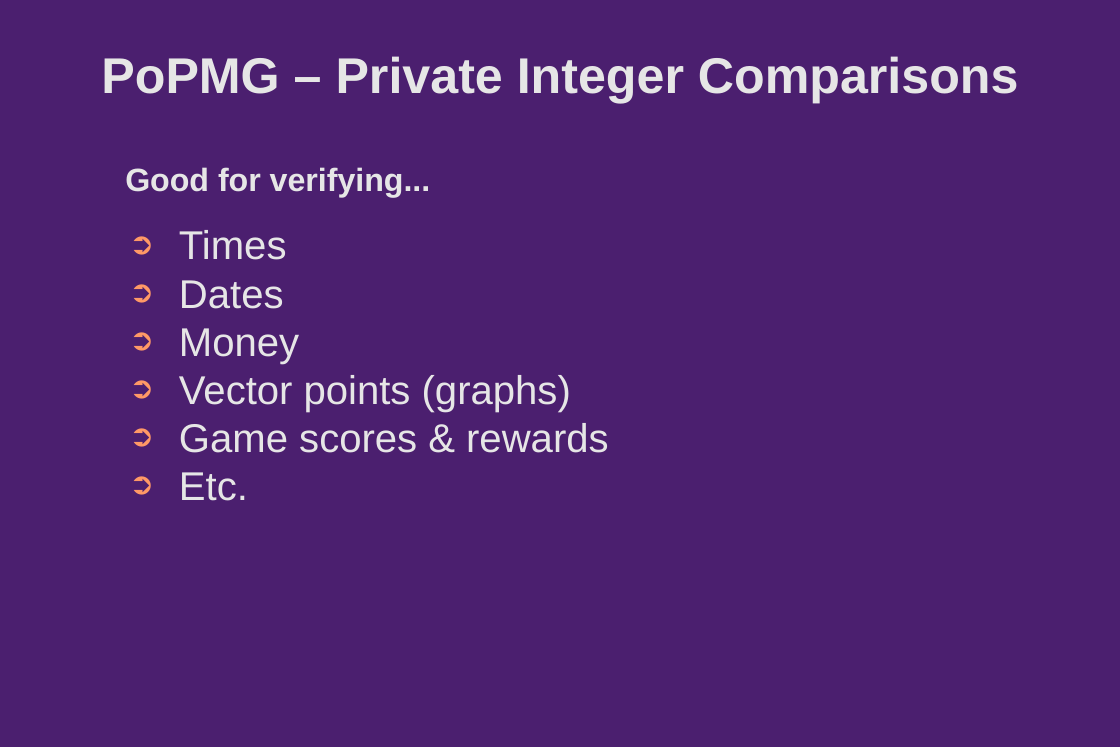
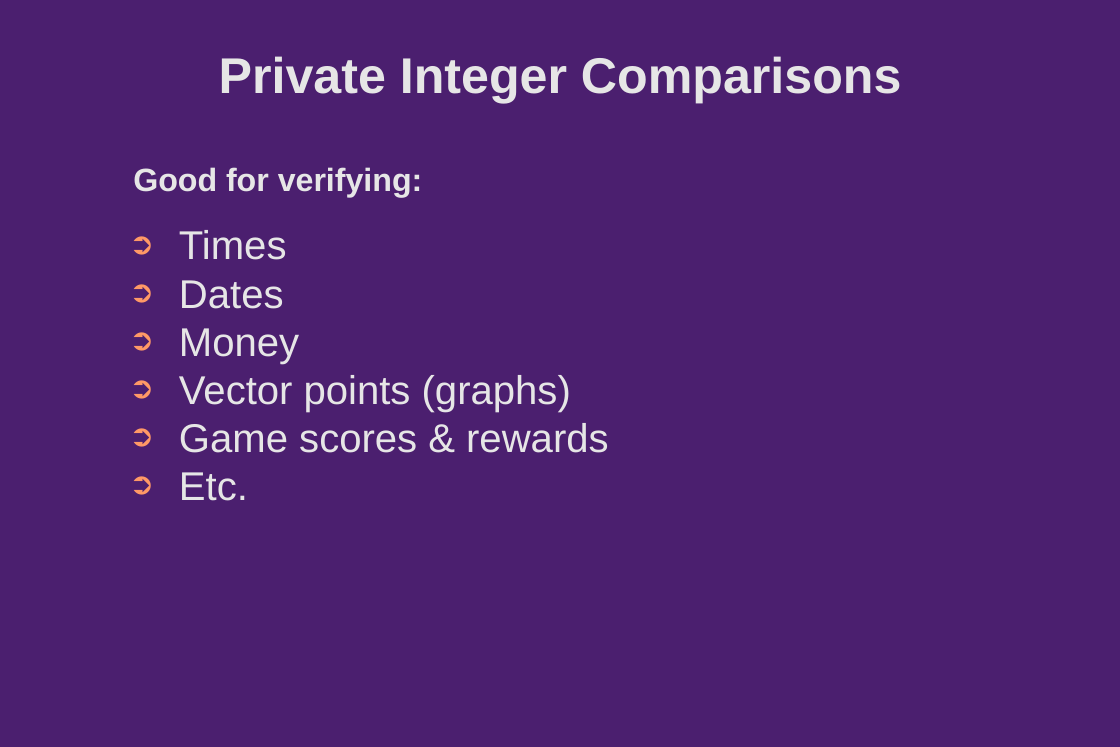
Before and after one commit to Chain-of-Insight/pop-machine-glow, a slide deck: slide 3 of Documentation/presentation/pitchdeck/slides.odp. Drawn at 1120x747 pixels with LibreOffice and Linux fonts; fonts in the diff are those of the drawing; background and template pictures are left out. Boxes give left, top, right and bottom in pixels: in the first picture for what was removed or moved away, otherwise in the second. Text is boxed around its words. In the diff, an @@ line names an element or a change of style, - is before the commit and + after.

```diff
--- a/Documentation/presentation/pitchdeck/slides.odp
+++ b/Documentation/presentation/pitchdeck/slides.odp
@@ title at <box>219,56,902,104</box>: text changed @@
-PoPMG – Private Integer Comparisons
+Private Integer Comparisons
@@ title at <box>133,167,423,197</box>: text changed @@
-Good for verifying...
+Good for verifying:
```
Also in this commit, not shown: 1 other slide changed, 1 other file.
